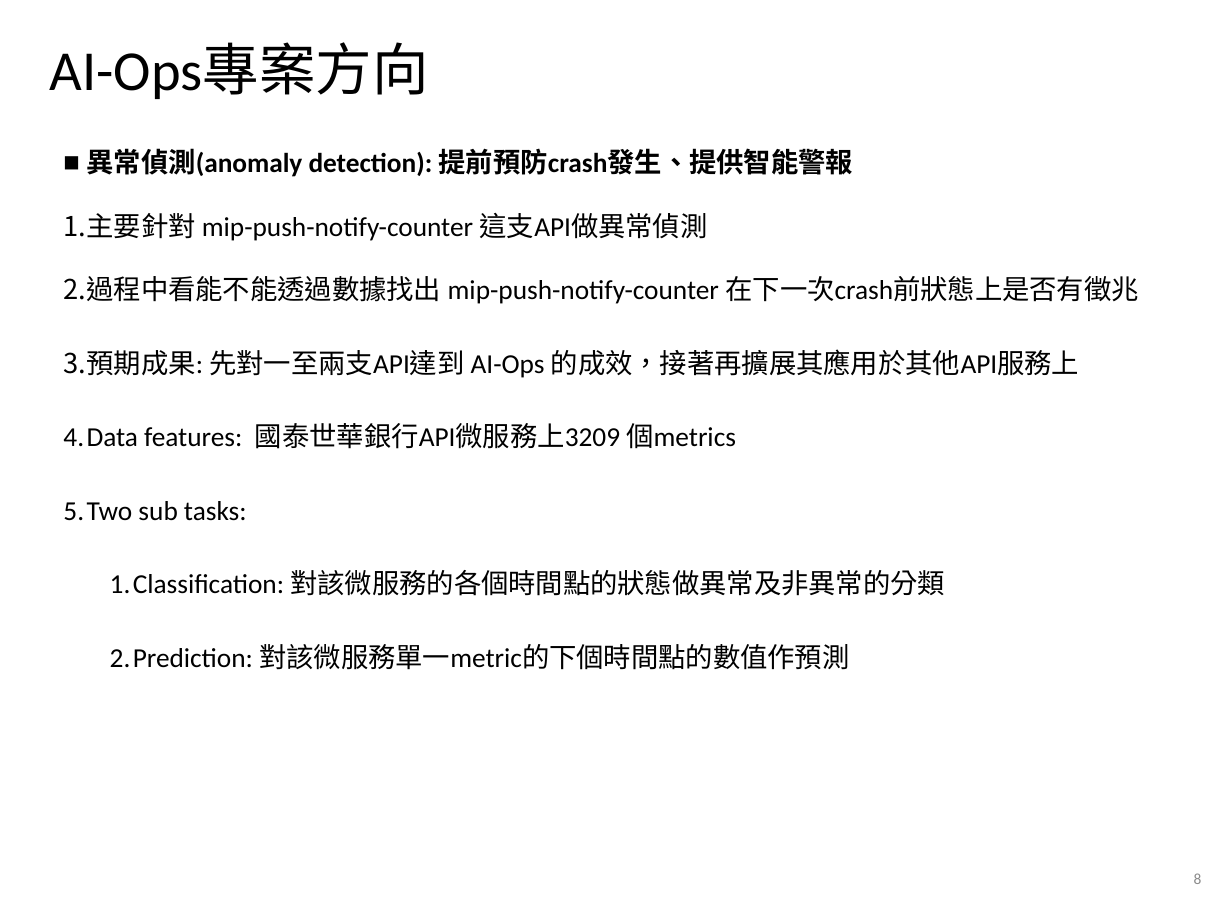
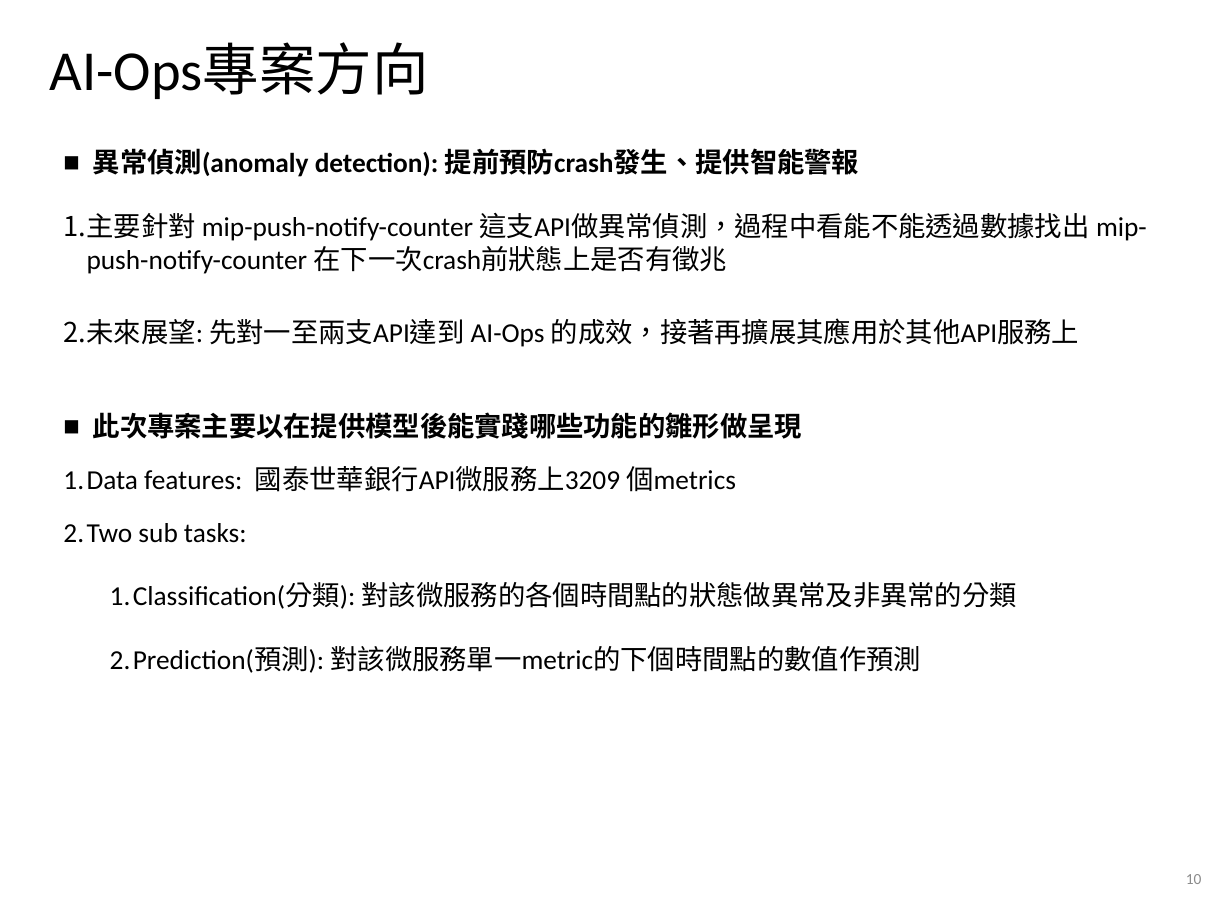
Before and after one commit to alvinyee860120/AIOps-anomaly-detection, a slide deck: slide 10 of AIOps結案報告.pptx (slide 8 before the commit). Drawn at 1232x924 pixels with LibreOffice and Linux fonts; fonts in the diff are those of the drawing; background and template pictures are left out. Boxes give left, top, right and bottom in pixels: in the first picture for what was removed or moved away, otherwise in the second. Text is boxed around its words. In the diff, an @@ line names an element or a change of style, - is before the commit and + after.

```diff
--- a/AIOps結案報告.pptx
+++ b/AIOps結案報告.pptx
@@ text at [63,213,1147,439]: text changed @@
-1. 主要針對 mip-push-notify-counter 這支API做異常偵測
-2. 過程中看能不能透過數據找出 mip-push-notify-counter 在下一次crash前狀態上是否有徵兆
-3. 預期成果: 先對一至兩支API達到 AI-Ops 的成效，接著再擴展其應用於其他API服務上
+1. 主要針對 mip-push-notify-counter 這支API做異常偵測，過程中看能不能透過數據找出 mip-push-notify-counter 在下一次crash前狀態上是否有徵兆
+2. 未來展望: 先對一至兩支API達到 AI-Ops 的成效，接著再擴展其應用於其他API服務上
+■ 此次專案主要以在提供模型後能實踐哪些功能的雛形做呈現
@@ text at [63,466,736,543]: less space between paragraphs @@
@@ text at [110,582,1017,673]: text changed @@
-  1. Classification: 對該微服務的各個時間點的狀態做異常及非異常的分類
-  2. Prediction: 對該微服務單一metric的下個時間點的數值作預測
+  1. Classification(分類): 對該微服務的各個時間點的狀態做異常及非異常的分類
+  2. Prediction(預測): 對該微服務單一metric的下個時間點的數值作預測
@@ page number at [1186,874,1202,884]: text changed @@
-8
+10
```
Also in this commit, not shown: 25 other slides changed, 14 slides added, 12 slides removed.
